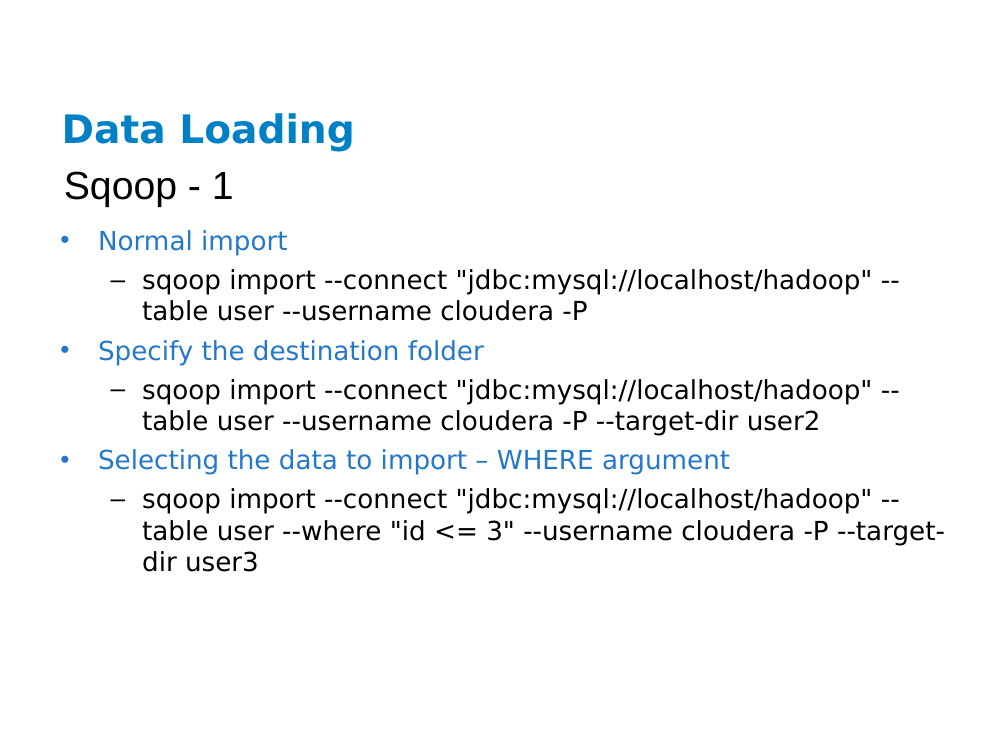
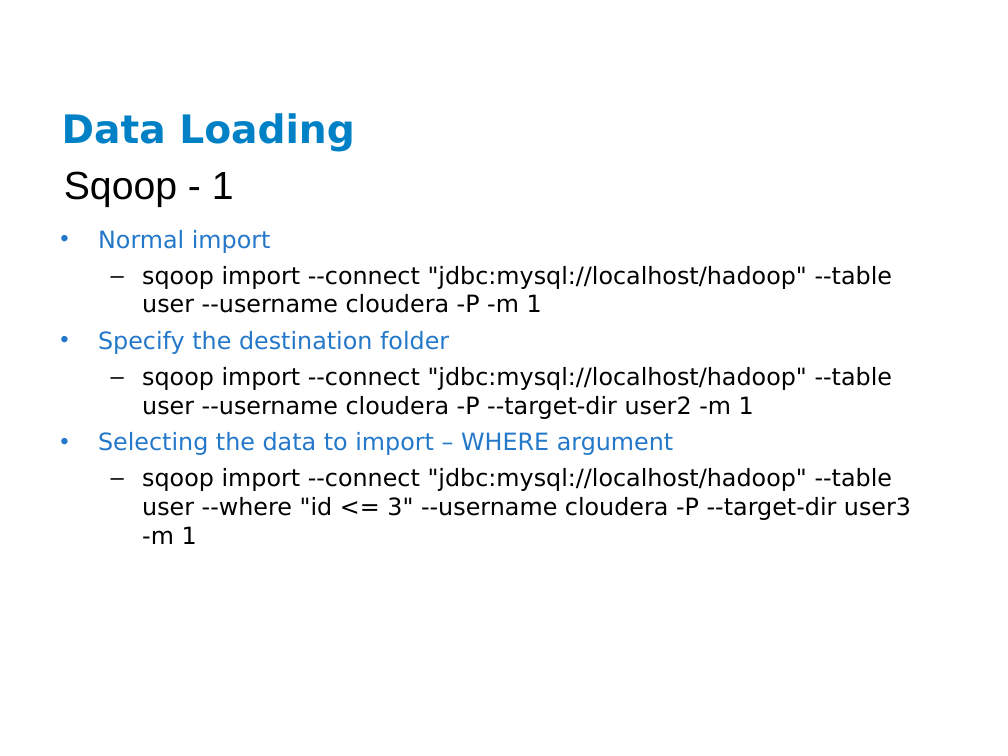
Before and after one commit to ianlin/small-data, a slide deck: slide 26 of training/data_etl.ppt. Drawn at 1008x756 pixels with LibreOffice and Linux fonts; fonts in the diff are those of the drawing; background and template pictures are left out. Boxes give left, top, right and bottom in pixels: in the first picture for what was removed or moved away, otherwise in the second. Text is boxed around its words. In the diff, an @@ line names an element or a change of style, - is before the commit and + after.

Commit message:
update the slide

```diff
--- a/training/data_etl.ppt
+++ b/training/data_etl.ppt
@@ text at (98, 230, 674, 455): size 18.7 to 17.1 pt in "Normal import", "Specify the destination folder", "Selecting the data to import – WHERE ..." @@
@@ text at (142, 266, 893, 313): text changed; size 18.7 to 17.1 pt @@
-  – sqoop import --connect "jdbc:mysql://localhost/hadoop" --table user --username cloudera -P
+  – sqoop import --connect "jdbc:mysql://localhost/hadoop" --table user --username cloudera -P -m 1
@@ text at (142, 367, 893, 419): text changed; size 18.7 to 17.1 pt @@
-  – sqoop import --connect "jdbc:mysql://localhost/hadoop" --table user --username cloudera -P --target-dir user2
+  – sqoop import --connect "jdbc:mysql://localhost/hadoop" --table user --username cloudera -P --target-dir user2 -m 1
@@ text at (142, 468, 911, 544): text changed; size 18.7 to 17.1 pt @@
-  – sqoop import --connect "jdbc:mysql://localhost/hadoop" --table user --where "id <= 3" --username cloudera -P --target-dir user3
+  – sqoop import --connect "jdbc:mysql://localhost/hadoop" --table user --where "id <= 3" --username cloudera -P --target-dir user3 -m 1
```
Also in this commit, not shown: 12 other slides changed.
